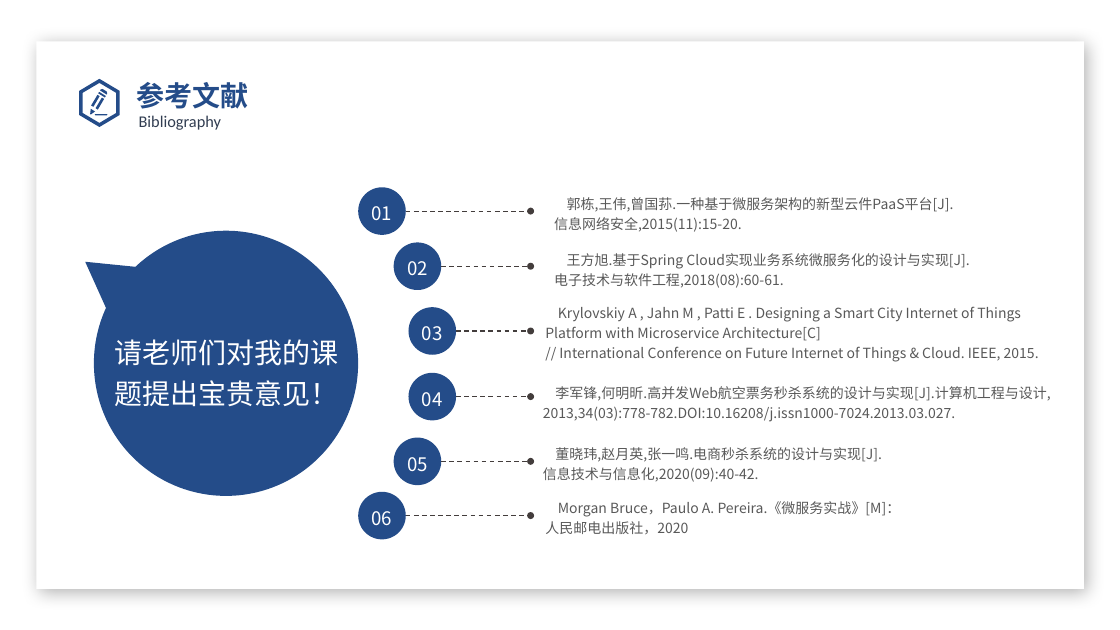
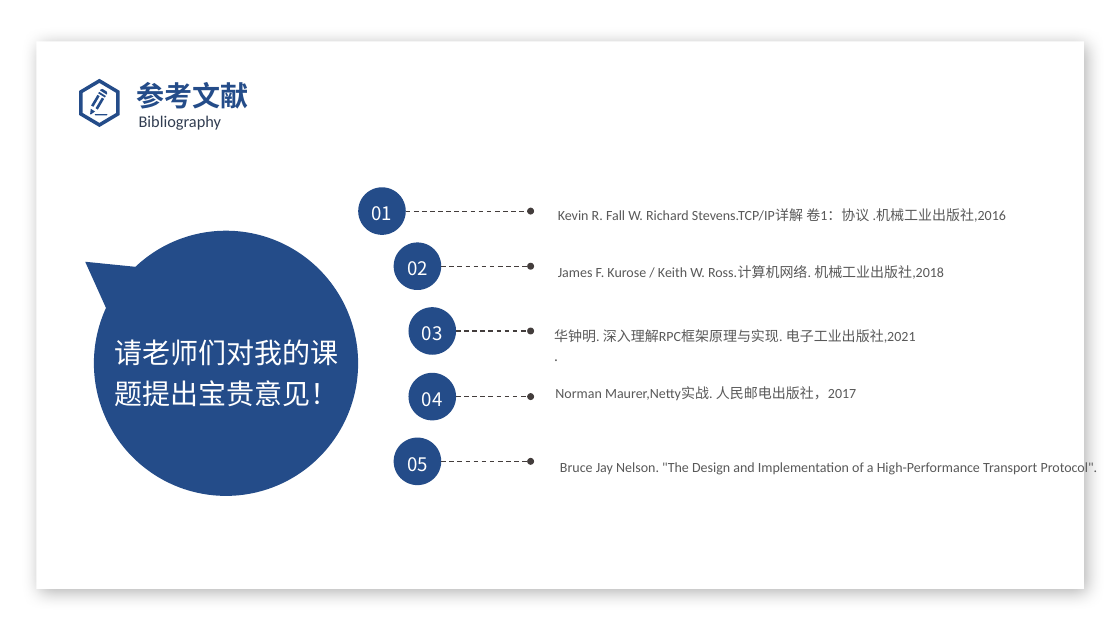
Before and after one commit to 2290653824/sward-rpc, a slide deck: slide 17 of files/2. 开题答辩/201931031311_卓悦_西南石油大学毕业设计（论文）开题报告.pptx. Drawn at 1120x630 pixels with LibreOffice and Linux fonts; fonts in the diff are those of the drawing; background and template pictures are left out. Boxes give left, top, right and bottom in pixels: in the first picture for what was removed or moved away, otherwise in the second. Text is boxed around its words. In the diff, an @@ line names an element or a change of style, - is before the commit and + after.

```diff
--- a/files/2. 开题答辩/201931031311_卓悦_西南石油大学毕业设计（论文）开题报告.pptx
+++ b/files/2. 开题答辩/201931031311_卓悦_西南石油大学毕业设计（论文）开题报告.pptx
@@ text at bbox=[558, 208, 1006, 222]: text changed; font Noto Sans CJK SC to Calibri @@
-郭栋,王伟,曾国荪.一种基于微服务架构的新型云件PaaS平台[J].
-信息网络安全,2015(11):15-20.
+Kevin R. Fall W. Richard Stevens.TCP/IP详解 卷1：协议 .机械工业出版社,2016
@@ text at bbox=[558, 265, 944, 279]: text changed; font Noto Sans CJK SC to Calibri @@
-王方旭.基于Spring Cloud实现业务系统微服务化的设计与实现[J].
-电子技术与软件工程,2018(08):60-61.
+James F. Kurose / Keith W. Ross.计算机网络. 机械工业出版社,2018
@@ text at bbox=[554, 329, 916, 343]: text changed; font Noto Sans CJK SC to Calibri @@
-Krylovskiy A , Jahn M , Patti E . Designing a Smart City Internet of Things Platform with Microservice Architecture[C]
-// International Conference on Future Internet of Things & Cloud. IEEE, 2015.
+华钟明. 深入理解RPC框架原理与实现. 电子工业出版社,2021
+.
@@ text at bbox=[555, 386, 856, 400]: text changed; font Noto Sans CJK SC to Calibri @@
-李军锋,何明昕.高并发Web航空票务秒杀系统的设计与实现[J].计算机工程与设计,
-2013,34(03):778-782.DOI:10.16208/j.issn1000-7024.2013.03.027.
+Norman Maurer,Netty实战. 人民邮电出版社，2017
@@ text at bbox=[560, 460, 1098, 476]: text changed; font Noto Sans CJK SC to Calibri @@
-董晓玮,赵月英,张一鸣.电商秒杀系统的设计与实现[J].
-信息技术与信息化,2020(09):40-42.
+Bruce Jay Nelson. "The Design and Implementation of a High-Performance Transport Protocol".
@@ ellipse removed at bbox=[358, 492, 406, 539] @@
-06
@@ text removed at bbox=[545, 501, 901, 534] @@
-Morgan Bruce，Paulo A. Pereira.《微服务实战》[M]：
-人民邮电出版社，2020
@@ arrow removed from (406, 516) to (531, 516) @@
```
Also in this commit, not shown: 9 other slides changed, 1 slide added, 1 slide removed, 1 other file.
